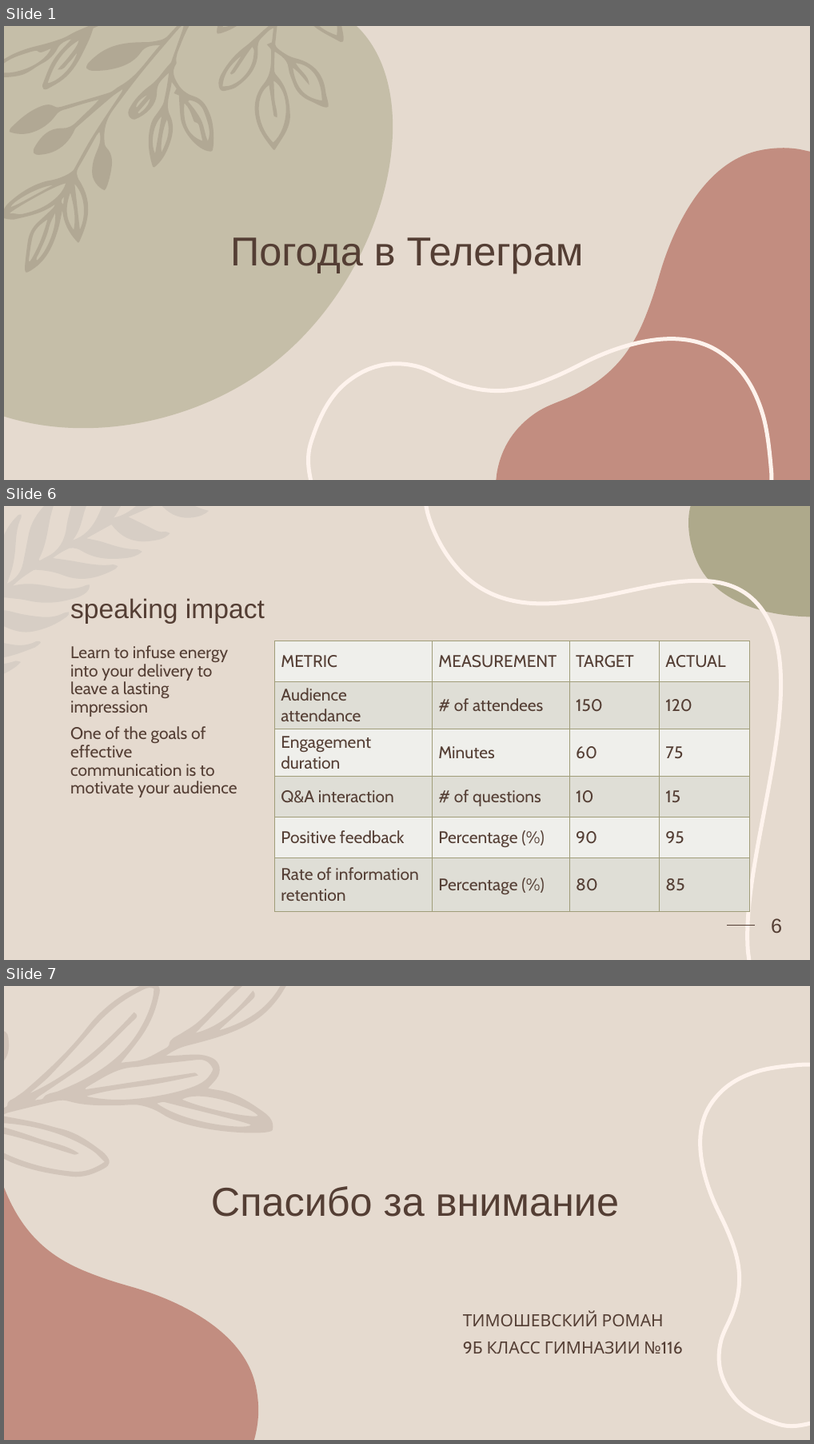
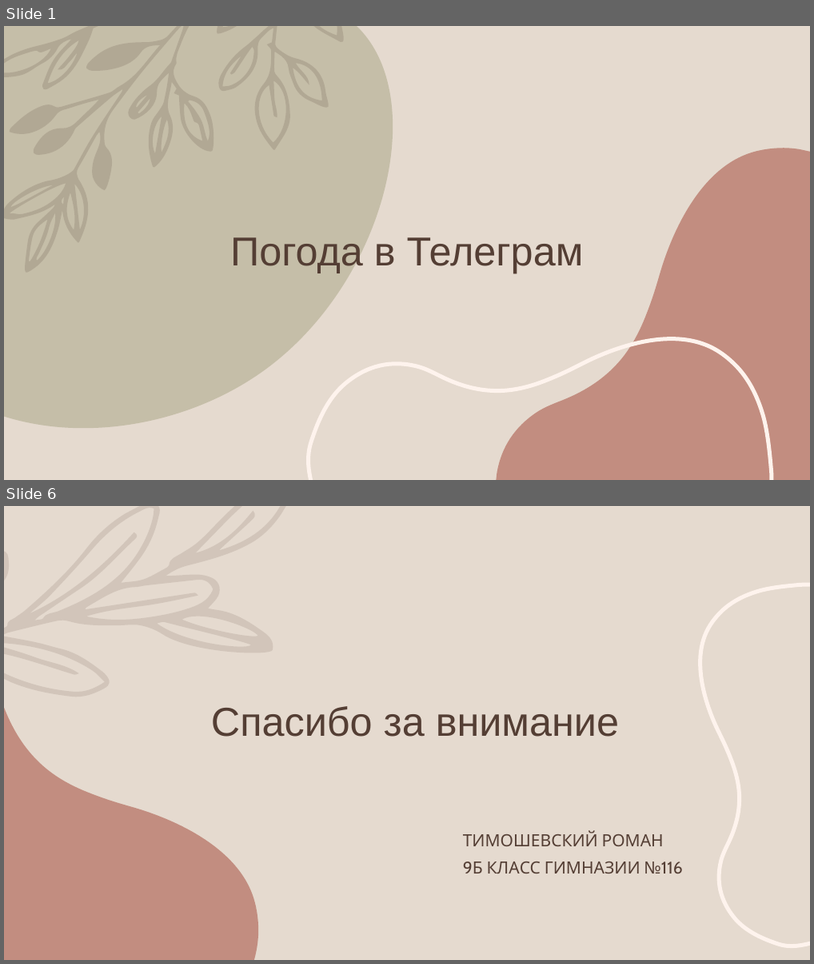
Before and after one commit to Romob1o/WeatherBot, a slide deck: documents/WeatherBot.pptx. Shown one above the other, each under a label of ours: slides 1, 6 and 7 before the commit, slides 1 and 6 after it; the slides between them are not shown. The pictures are 814x1444 and 814x964 pixels, drawn with LibreOffice and Linux fonts; fonts in the diff are those of the drawing. Boxes give left, top, right and bottom in pixels: in the first picture for what was removed or moved away, otherwise in the second. Text is boxed around its words. In the diff, an @@ line names an element or a change of style, - is before the commit and + after.

```diff
--- a/documents/WeatherBot.pptx
+++ b/documents/WeatherBot.pptx
@@ slide 6 removed at bbox=[4, 506, 810, 960], background #E5DACF @@
@@ freeform shape removed at bbox=[4, 506, 209, 673] @@
@@ freeform shape removed at bbox=[426, 506, 782, 960] @@
@@ freeform shape removed at bbox=[689, 506, 810, 617] @@
@@ title removed at bbox=[70, 598, 265, 624] @@
-speaking impact
@@ text removed at bbox=[70, 645, 238, 797] @@
-Learn to infuse energy into your delivery to leave a lasting impression
-One of the goals of effective communication is to motivate your audience
@@ table removed at bbox=[275, 641, 750, 916], 6 rows, 4 columns @@
-METRIC | MEASUREMENT | TARGET | ACTUAL
-Audience attendance | # of attendees | 150 | 120
-Engagement duration | Minutes | 60 | 75
-Q&A interaction | # of questions | 10 | 15
-Positive feedback | Percentage (%) | 90 | 95
-Rate of information retention | Percentage (%) | 80 | 85
@@ line removed from (727, 924) to (755, 924) @@
@@ page number removed at bbox=[771, 918, 782, 932] @@
-6
@@ what was slide 7 is now slide 6 @@
```
Also in this commit, not shown: 2 slides changed, 2 slides added, 2 other slides removed.
